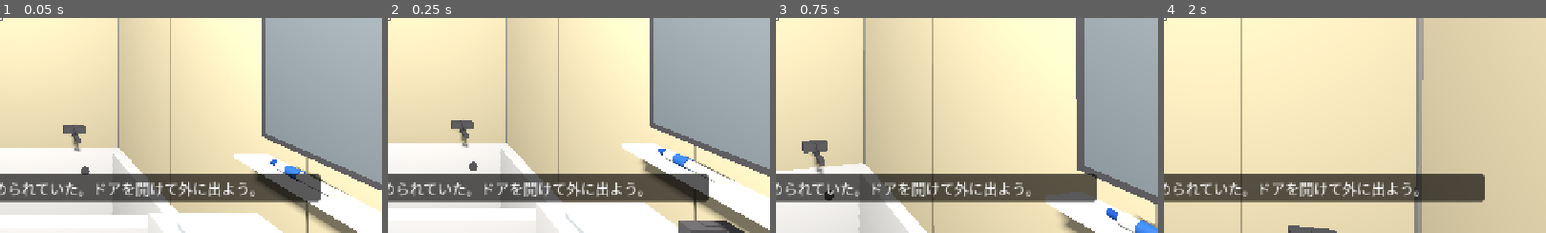
Above: before the commit, frames 1-4 (left to right).
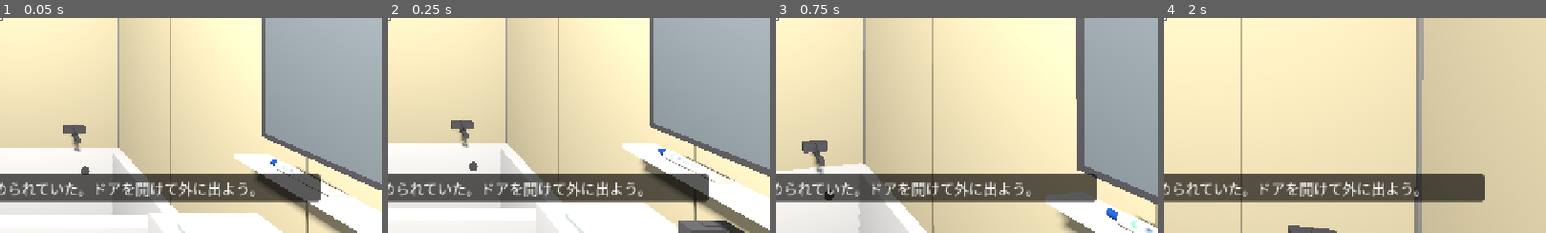
Above: after the commit, the same moments.

Repository: Ben-Kei-create/toireshelter
Game: Godot game, scene res://scenes/main.tscn
Same seed, same stepped clock (60 frames per second), same inputs: the game is played once before the commit and once after it.
Inputs (mouse positions are % of the whole screen's width and height, from its top left):
- Up to frame 1 (0.05 s): no input
- Up to frame 2 (0.25 s): no input
- Up to frame 3 (0.75 s): tap Enter at 0.5 s; move the mouse to (55, 50) at 0.52 s; press the mouse at (55, 50) at 0.53 s; hold W (move_forward) from 0.53 s (still down)
- Up to frame 4 (2 s): keep holding W (move_forward); move the mouse to (45, 50) at 1.27 s; release the mouse at (45, 50) at 1.28 s; click (45, 50) at 1.35 s
The pictures show only the part of the screen within x 50-100%, y 50-100%; the shares and areas given below are measured in that part.

The runs differ from the first frame. In frame 1, 0.2% of the frame differs, in the area x 74-90%, y 68-81%; in frame 2, 0.2%; in frame 3, 0.3%, in the area x 91-100%, y 92-100%; in frame 4, nothing differs.

Commit message:
TASK-05 follow-up: towel fabric and toothpaste label textures, goal spec
- towel_fabric.png (512x512, made seamless) applied with triplanar tiling
  (0.2m per tile) via MeshKit.tiled_mat(); hem is a darker tint
- toothpaste_label.png (271x512) wrapped ~200deg on the tapered tube front
  via MeshKit.band() (generalized from the bath powder label band)
- docs/assets.md: crop/resize/seam processing, AI-generated source
- README: canonical goal (vent -> balcony -> own room), door repair as a
  shortcut, corridor clear is a prototype placeholder
- refreshed TASK-05 screenshots, towel/toothpaste closeups

Co-Authored-By: Claude Opus 5.5 <noreply@anthropic.com>

Diff:
--- a/scripts/mesh_kit.gd
+++ b/scripts/mesh_kit.gd
@@ -49,6 +49,38 @@
 	return _instance(parent, mesh, center, material, "")
 
 
+## 蓋のない円筒の帯（ラベル用）。u は円周方向 0〜1、v は上 0〜下 1。
+## a_center：u=0.5 が向く角度（法線 = (cos a, 0, -sin a)。0 なら +x）／span：帯が覆う角度（TAU で一周）。
+## r_bottom と r_top を変えると先細りの筒（チューブ）に沿わせられる。外側から見て画像が左右反転しない向きに巻く。
+static func band(r_bottom: float, r_top: float, height: float, a_center: float, span: float, segments: int) -> ArrayMesh:
+	var verts := PackedVector3Array()
+	var normals := PackedVector3Array()
+	var uvs := PackedVector2Array()
+	var indices := PackedInt32Array()
+	for i in segments + 1:
+		var u := float(i) / segments
+		var a := a_center + span * (u - 0.5)
+		var n := Vector3(cos(a), 0.0, -sin(a))
+		for row in 2:
+			var r := r_top if row == 0 else r_bottom
+			verts.append(n * r + Vector3(0.0, height * (0.5 - row), 0.0))
+			normals.append(n)
+			uvs.append(Vector2(u, row))
+	for i in segments:
+		var t0 := i * 2      # 上
+		var b0 := i * 2 + 1  # 下
+		indices.append_array([t0, t0 + 2, b0, t0 + 2, b0 + 2, b0])
+	var arrays := []
+	arrays.resize(Mesh.ARRAY_MAX)
+	arrays[Mesh.ARRAY_VERTEX] = verts
+	arrays[Mesh.ARRAY_NORMAL] = normals
+	arrays[Mesh.ARRAY_TEX_UV] = uvs
+	arrays[Mesh.ARRAY_INDEX] = indices
+	var mesh := ArrayMesh.new()
+	mesh.add_surface_from_arrays(Mesh.PRIMITIVE_TRIANGLES, arrays)
+	return mesh
+
+
 static func shape_box(body: CollisionObject3D, size: Vector3, center: Vector3) -> CollisionShape3D:
 	var shape := BoxShape3D.new()
 	shape.size = size
@@ -97,6 +129,22 @@
 	return m
 
 
+## 繰り返し模様（布地など）を、面ごとの UV に関係なく一定の細かさで貼る（トリプラナー投影）。
+## tile_m：画像1枚がゲーム内で何 m 四方になるか。
+static func tiled_mat(key: String, tex: Texture2D, tile_m: float, tint := Color.WHITE, roughness := 1.0) -> StandardMaterial3D:
+	if _mat_cache.has(key):
+		return _mat_cache[key]
+	var m := StandardMaterial3D.new()
+	m.albedo_texture = tex
+	m.albedo_color = tint
+	m.roughness = roughness
+	m.uv1_triplanar = true
+	m.uv1_scale = Vector3.ONE / tile_m
+	m.texture_filter = BaseMaterial3D.TEXTURE_FILTER_LINEAR_WITH_MIPMAPS_ANISOTROPIC
+	_mat_cache[key] = m
+	return m
+
+
 ## 水面用の半透明マテリアル（共有）。
 static func water_surface_mat() -> StandardMaterial3D:
 	if _mat_cache.has("water_surface"):
--- a/scripts/room.gd
+++ b/scripts/room.gd
@@ -37,6 +37,8 @@
 
 const POSTER_TEX := preload("res://assets/textures/door_poster_plumber.png")
 const LABEL_TEX := preload("res://assets/textures/yubroman_label.png")
+const TOWEL_TEX := preload("res://assets/textures/towel_fabric.png")             # 512x512 継ぎ目なし
+const TOOTHPASTE_TEX := preload("res://assets/textures/toothpaste_label.png")   # 271x512
 const POSTER_SIZE := Vector2(0.25, 0.354)   # 768x1086px（A判比）
 const POSTER_HINGE_X := 0.32                # 蝶番からの距離（ドアノブ側を避ける）
 const POSTER_CENTER_Y := 1.40
@@ -337,16 +339,30 @@
 		var handle_mat := _mat("brush_%s" % b[0].to_html(false), b[0], 0.4)
 		_mesh_box(brush, Vector3(0.012, 0.17, 0.008), Vector3(0, 0.085, 0), handle_mat)
 		_mesh_box(brush, Vector3(0.012, 0.025, 0.012), Vector3(-0.006, 0.16, 0), _mat("bristle", Color(0.97, 0.97, 0.97), 0.9))
-	# 歯磨き粉：棚の上に寝かせたチューブ。白地に青い帯、青いキャップ、反対側は平たく潰した端
+	# 歯磨き粉：棚の上に寝かせたチューブ（キャップ側 r=0.015 → 潰した端 r=0.012 の先細り）。
+	# ラベル画像はチューブの正面（部屋側の斜め上）に約200°巻く。裏側は画像の地色に近い単色、キャップは青の単色
 	var tube := Node3D.new()
 	tube.name = "Toothpaste"
 	tube.position = Vector3(wx - 0.06, top + 0.015, z - 0.06)
 	tube.rotation.x = deg_to_rad(90.0)
 	shelf.add_child(tube)
-	MeshKit.cylinder(tube, 0.015, 0.12, Vector3.ZERO, _mat("paste_body", Color(0.96, 0.96, 0.95), 0.5), "Body", 0.012)
-	MeshKit.cylinder(tube, 0.0153, 0.03, Vector3(0, -0.02, 0), _mat("paste_band", Color(0.2, 0.42, 0.75), 0.5))
+	var body_mat := _mat("paste_body", Color(0.96, 0.95, 0.91), 0.5)
+	MeshKit.cylinder(tube, 0.015, 0.12, Vector3.ZERO, body_mat, "Body", 0.012)
+	# 帯の範囲：チューブのローカル y -0.05〜0.04（上 = 潰した端、下 = キャップ側。縦書きの上がつぶした端）
+	var y0 := -0.05
+	var y1 := 0.04
+	var r0 := lerpf(0.015, 0.012, (y0 + 0.06) / 0.12) + 0.0006   # 本体より 0.6mm 外側
+	var r1 := lerpf(0.015, 0.012, (y1 + 0.06) / 0.12) + 0.0006
+	# 幅 = 高さ 0.09 × 縦横比 271/512 ≒ 0.048m → 平均半径 0.0137m で約 200°
+	var span := (y1 - y0) * (271.0 / 512.0) / ((r0 + r1) * 0.5)
+	var label := MeshInstance3D.new()
+	label.name = "Label"
+	label.mesh = MeshKit.band(r0, r1, y1 - y0, deg_to_rad(135.0), span, 24)
+	label.material_override = _texture_mat("toothpaste_label", TOOTHPASTE_TEX, 0.5)
+	label.position = Vector3(0, (y0 + y1) * 0.5, 0)
+	tube.add_child(label)
 	MeshKit.cylinder(tube, 0.009, 0.018, Vector3(0, -0.069, 0), _mat("paste_cap", Color(0.15, 0.32, 0.68), 0.4), "Cap")
-	_mesh_box(tube, Vector3(0.03, 0.012, 0.004), Vector3(0, 0.066, 0), _mat("paste_body", Color(0.96, 0.96, 0.95), 0.5))
+	_mesh_box(tube, Vector3(0.03, 0.012, 0.004), Vector3(0, 0.066, 0), body_mat)
 
 
 func _build_floor_drain() -> void:
@@ -381,8 +397,9 @@
 	var towel := Node3D.new()
 	towel.name = "Towel"
 	holder.add_child(towel)
-	var cloth := _mat("towel", Color(0.55, 0.68, 0.78), 1.0)
-	var hem := _mat("towel_hem", Color(0.45, 0.57, 0.68), 1.0)
+	# 布地は画像を 0.2m 四方で繰り返す（トリプラナー投影なので、箱・円柱のどの面でも同じ細かさ）。縁取りは同じ布地を暗くしたもの
+	var cloth := MeshKit.tiled_mat("towel", TOWEL_TEX, 0.2)
+	var hem := MeshKit.tiled_mat("towel_hem", TOWEL_TEX, 0.2, Color(0.78, 0.8, 0.84))
 	var w := 0.34
 	var t := 0.009
 	var fold_r := 0.022
@@ -491,37 +508,9 @@
 	body.add_child(cs)
 
 
-## 蓋のない円筒の帯（ラベル用）。u は円周方向 0〜1、v は上 0〜下 1。
-## u=0.5 が +x（通路側）を向き、u=0/1 の継ぎ目は -x（壁側）。
-## 通路側から見て、画像の左→右が見る人の左→右になるよう巻く。
+## 入浴剤のラベル帯：一周巻き、u=0.5（文字のある中央）を +x（通路側）、継ぎ目を -x（壁側）に向ける。
 func _label_band(radius: float, height: float, segments: int) -> ArrayMesh:
-	var verts := PackedVector3Array()
-	var normals := PackedVector3Array()
-	var uvs := PackedVector2Array()
-	var indices := PackedInt32Array()
-	for i in segments + 1:
-		var u := float(i) / segments
-		var a := TAU * (u - 0.5)
-		var n := Vector3(cos(a), 0.0, -sin(a))
-		for row in 2:
-			verts.append(n * radius + Vector3(0.0, height * (0.5 - row), 0.0))
-			normals.append(n)
-			uvs.append(Vector2(u, row))
-	for i in segments:
-		var t0 := i * 2      # 上
-		var b0 := i * 2 + 1  # 下
-		var t1 := t0 + 2
-		var b1 := b0 + 2
-		indices.append_array([t0, t1, b0, t1, b1, b0])
-	var arrays := []
-	arrays.resize(Mesh.ARRAY_MAX)
-	arrays[Mesh.ARRAY_VERTEX] = verts
-	arrays[Mesh.ARRAY_NORMAL] = normals
-	arrays[Mesh.ARRAY_TEX_UV] = uvs
-	arrays[Mesh.ARRAY_INDEX] = indices
-	var mesh := ArrayMesh.new()
-	mesh.add_surface_from_arrays(Mesh.PRIMITIVE_TRIANGLES, arrays)
-	return mesh
+	return MeshKit.band(radius, radius, height, 0.0, TAU, segments)
 
 
 func _build_driver() -> void:
--- a/tests/smoke_test.gd
+++ b/tests/smoke_test.gd
@@ -110,8 +110,9 @@
 	player.global_position = saved
 
 	# --- 画像はミップマップ付きで取り込まれている
-	_check(room.POSTER_TEX.get_image().has_mipmaps() and room.LABEL_TEX.get_image().has_mipmaps(),
-			"広告・ラベルの画像にミップマップがある")
+	_check(room.POSTER_TEX.get_image().has_mipmaps() and room.LABEL_TEX.get_image().has_mipmaps()
+			and room.TOWEL_TEX.get_image().has_mipmaps() and room.TOOTHPASTE_TEX.get_image().has_mipmaps(),
+			"広告・入浴剤ラベル・タオル布地・歯磨き粉ラベルの画像にミップマップがある")
 
 	# ================================================================ TASK-05 水回り
 	var toilet = room.toilet
Binary file added: assets/textures/toothpaste_label.png
Not shown, added: assets/textures/toothpaste_label.png.import
Binary file added: assets/textures/towel_fabric.png
Not shown, added: assets/textures/towel_fabric.png.import
Binary file changed: docs/screenshots/task05/t5_room_overview.png
Binary file changed: docs/screenshots/task05/t5_sink_area.png
Binary file changed: docs/screenshots/task05/t5_toilet_lid_open.png
Binary file changed: docs/screenshots/task05/t5_toilet_seat_up.png
Binary file added: docs/screenshots/task05/t5_toothpaste_closeup.png
Binary file changed: docs/screenshots/task05/t5_towel_and_floor_drain.png
Binary file added: docs/screenshots/task05/t5_towel_closeup.png
Binary file changed: docs/screenshots/task05/t5_tub_drained.png
(and 3 more such lines)
